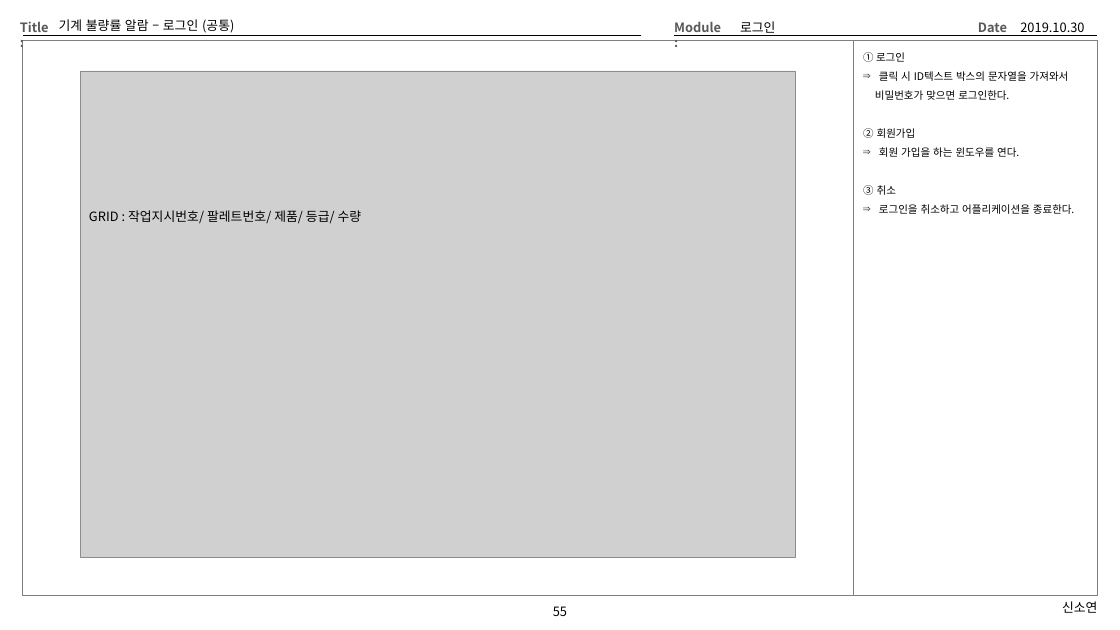
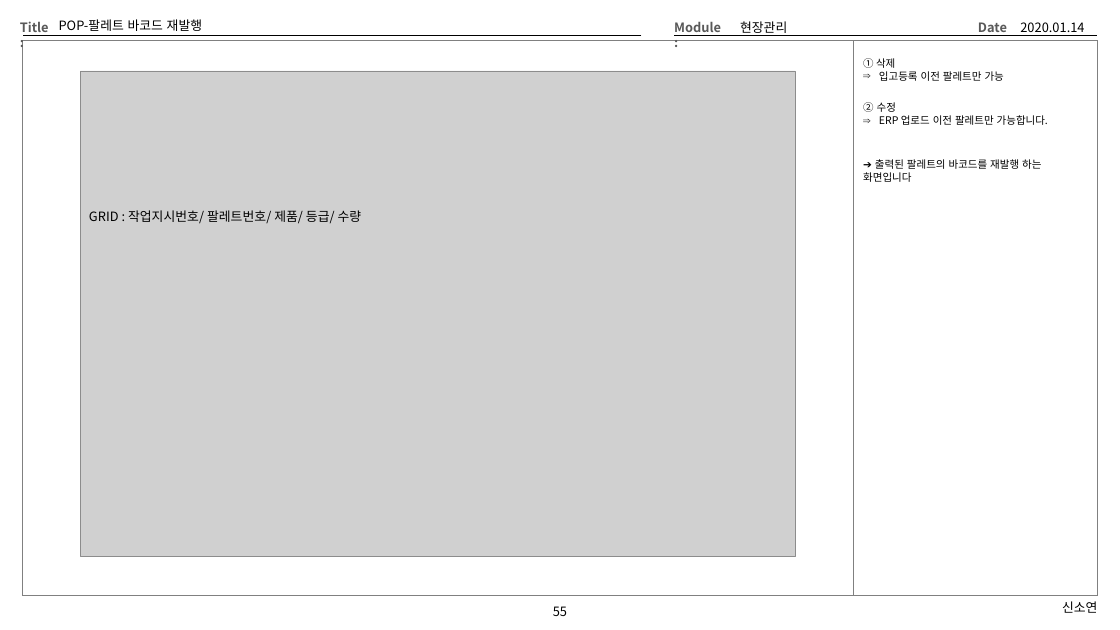
Before and after one commit to Cliedy-s/Team4, a slide deck: slide 55 of source/TEMP/Team4화면설계 - 신소연.pptx. Drawn at 1120x630 pixels with LibreOffice and Linux fonts; fonts in the diff are those of the drawing; grey boxes stand for pictures. Boxes give left, top, right and bottom in pixels: in the first picture for what was removed or moved away, otherwise in the second. Text is boxed around its words. In the diff, an @@ line names an element or a change of style, - is before the commit and + after.

```diff
--- a/source/TEMP/Team4화면설계 - 신소연.pptx
+++ b/source/TEMP/Team4화면설계 - 신소연.pptx
@@ title at (x1=59, y1=19, x2=202, y2=31): text changed @@
-기계 불량률 알람 – 로그인 (공통)
+POP-팔레트 바코드 재발행
@@ text at (x1=740, y1=21, x2=787, y2=36): text changed @@
-로그인
+현장관리
@@ text at (x1=1020, y1=22, x2=1084, y2=36): text changed @@
-2019.10.30
+2020.01.14
@@ text at (x1=863, y1=58, x2=1048, y2=182): text changed @@
-① 로그인
-⇒ 클릭 시 ID텍스트 박스의 문자열을 가져와서
-비밀번호가 맞으면 로그인한다.
-② 회원가입
-⇒ 회원 가입을 하는 윈도우를 연다.
-③ 취소
-⇒ 로그인을 취소하고 어플리케이션을 종료한다.
+① 삭제
+⇒ 입고등록 이전 팔레트만 가능
+② 수정
+⇒ ERP 업로드 이전 팔레트만 가능합니다.
+➔ 출력된 팔레트의 바코드를 재발행 하는 화면입니다
```
Also in this commit, not shown: 17 other slides changed, 19 other files.
